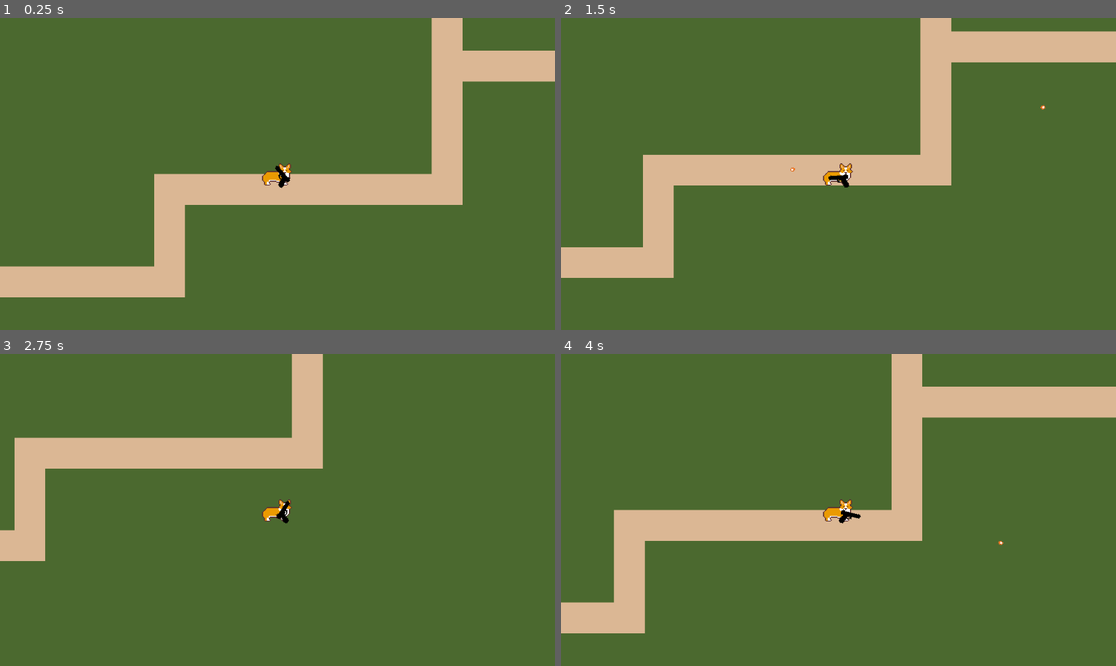
Above: before the commit, frames 1-4 (two rows, left to right).
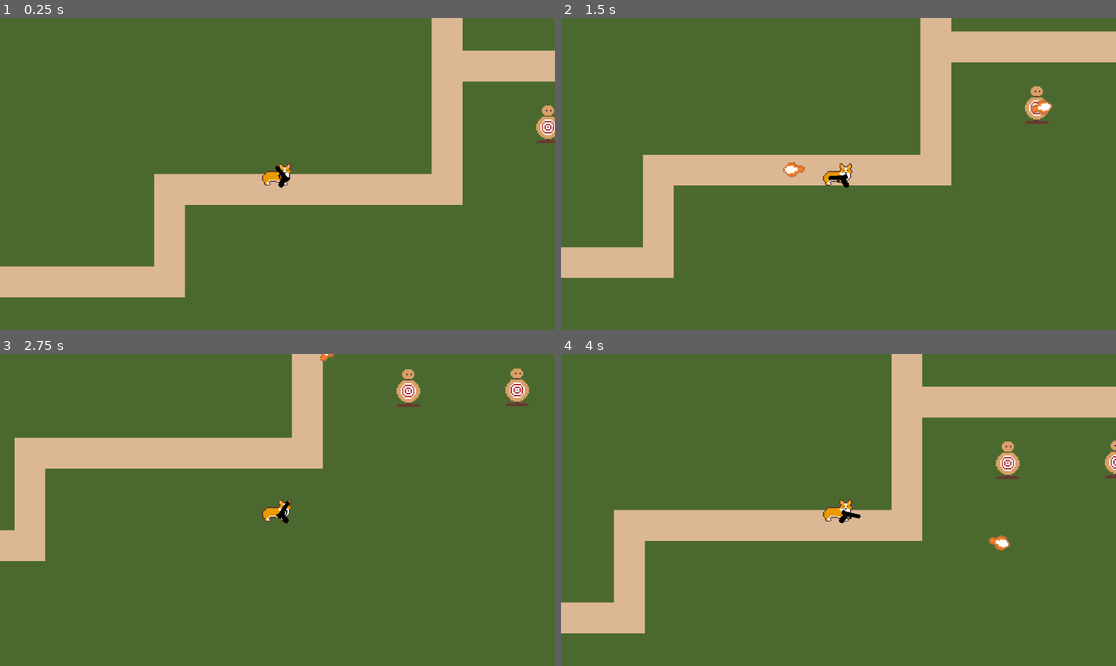
Above: after the commit, the same moments.

Repository: leafboo/corgi-with-a-gun
Game: Godot game, scene res://maps/main_map.tscn
Two runs of this game, one before a commit and one after it. Both use one fixed random seed, a clock stepped at 60 frames per second and the inputs below.
Inputs (mouse positions are in pixels of both pictures, inside the frame that each line leads up to):
- Up to frame 1 (0.25 s): no input
- Up to frame 2 (1.5 s): tap Enter at 0.5 s; move the mouse to (960, 158) at 0.52 s; hold D (right) 0.53-1.28 s; click (960, 158) at 0.6 s; move the mouse to (727, 189) at 1.27 s; hold S (down) from 1.28 s (still down); click (727, 189) at 1.35 s
- Up to frame 3 (2.75 s): move the mouse to (333, 441) at 2.02 s; release S (down) at 2.03 s; hold D (right) from 2.03 s (still down); click (333, 441) at 2.1 s
- Up to frame 4 (4 s): move the mouse to (810, 572) at 2.77 s; release D (right) at 2.78 s; hold W (up) 2.78-3.53 s; click (810, 572) at 2.85 s; move the mouse to (1005, 556) at 3.52 s; hold A (left) from 3.53 s (still down); click (1005, 556) at 3.6 s

The runs differ from the first frame. In frame 1, 0.3% of the frame differs, in the area x 51-100%, y 28-53%; in frame 2, 0.5%; in frame 3, 0.7%, in the area x 49-96%, y 0-54%; in frame 4, 0.6%.

Commit message:
Implement damage (hurtbox and hitbox)

Diff:
--- a/bullets/glock_bullet.gd
+++ b/bullets/glock_bullet.gd
@@ -1,11 +1,12 @@
-extends Node2D
+extends Area2D
 
-const speed = 300
+
+@export var damage: int = 10
+@export var speed: int = 300
 
 func _process(delta: float) -> void:
 	position += transform.x * speed * delta
 
 
-# Function that removes an instance of the bullet scene from the scene tree
 func _on_visible_on_screen_notifier_2d_screen_exited() -> void:
 	queue_free()
--- a/bullets/glock_bullet.tscn
+++ b/bullets/glock_bullet.tscn
@@ -1,16 +1,28 @@
-[gd_scene load_steps=3 format=3 uid="uid://dqe7gmm4xd5ru"]
+[gd_scene load_steps=5 format=3 uid="uid://dqe7gmm4xd5ru"]
 
-[ext_resource type="Script" path="res://bullets/glock_bullet.gd" id="1_8ibel"]
 [ext_resource type="Texture2D" uid="uid://bhqs3pr41abj1" path="res://art/finishedArtwork/glockBullet.png" id="1_crl6c"]
+[ext_resource type="Script" path="res://bullets/glock_bullet.gd" id="2_bt4ri"]
+[ext_resource type="PackedScene" uid="uid://d2spqn7fuy7me" path="res://overlap/hit_box.tscn" id="3_36trd"]
 
-[node name="glockBullet" type="Node2D"]
-script = ExtResource("1_8ibel")
+[sub_resource type="CircleShape2D" id="CircleShape2D_lnkti"]
 
-[node name="Sprite2D" type="Sprite2D" parent="."]
+[node name="glock_bullet" instance=ExtResource("3_36trd")]
+collision_layer = 8
+collision_mask = 4
+script = ExtResource("2_bt4ri")
+damage = 10
+speed = 300
+
+[node name="CollisionShape2D" parent="." index="0"]
+shape = SubResource("CircleShape2D_lnkti")
+
+[node name="Sprite2D" type="Sprite2D" parent="." index="1"]
+position = Vector2(9.53674e-07, -9.53674e-07)
+scale = Vector2(1.875, 1.875)
 texture = ExtResource("1_crl6c")
 
-[node name="VisibleOnScreenNotifier2D" type="VisibleOnScreenNotifier2D" parent="."]
-position = Vector2(0, 2.38419e-07)
-scale = Vector2(1.78125, 1.71875)
+[node name="VisibleOnScreenNotifier2D" type="VisibleOnScreenNotifier2D" parent="." index="2"]
+position = Vector2(-2, -1.19209e-07)
+scale = Vector2(3.09063, 2.98218)
 
 [connection signal="screen_exited" from="VisibleOnScreenNotifier2D" to="." method="_on_visible_on_screen_notifier_2d_screen_exited"]
--- a/characters/corgi.tscn
+++ b/characters/corgi.tscn
@@ -8,6 +8,8 @@
 size = Vector2(23, 5)
 
 [node name="corgi" type="CharacterBody2D"]
+collision_layer = 2
+collision_mask = 5
 script = ExtResource("1_bpwin")
 
 [node name="Sprite2D" type="Sprite2D" parent="."]
--- /dev/null
+++ b/characters/dummy.gd
@@ -0,0 +1,8 @@
+extends CharacterBody2D
+
+@export var max_hp: int = 100
+
+func _on_hurt_box_area_entered(hitbox: Area2D) -> void: # hitbox is the Area2D that has entered the hurt box
+	var base_damage = hitbox.damage
+	self.max_hp -= base_damage
+	print("hp: {max_hp}".format({"max_hp": max_hp}))
--- /dev/null
+++ b/characters/dummy.tscn
@@ -0,0 +1,37 @@
+[gd_scene load_steps=6 format=3 uid="uid://bnhxmrui4ct3w"]
+
+[ext_resource type="Script" path="res://characters/dummy.gd" id="1_bboev"]
+[ext_resource type="Texture2D" uid="uid://bu2l51dpgbndk" path="res://art/finishedArtwork/dummy.png" id="1_fh3fr"]
+[ext_resource type="PackedScene" uid="uid://vt3atwoemuku" path="res://overlap/hurt_box.tscn" id="2_b7d6r"]
+
+[sub_resource type="RectangleShape2D" id="RectangleShape2D_t7sce"]
+size = Vector2(25.875, 5.5)
+
+[sub_resource type="CapsuleShape2D" id="CapsuleShape2D_v4qjp"]
+height = 36.0
+
+[node name="dummy" type="CharacterBody2D"]
+collision_layer = 4
+collision_mask = 7
+script = ExtResource("1_bboev")
+
+[node name="CollisionShape2D" type="CollisionShape2D" parent="."]
+position = Vector2(-0.0625, 19.75)
+shape = SubResource("RectangleShape2D_t7sce")
+
+[node name="Sprite2D" type="Sprite2D" parent="."]
+position = Vector2(-1, 2.84217e-14)
+scale = Vector2(1.4375, 1.4375)
+texture = ExtResource("1_fh3fr")
+
+[node name="hurtBox" parent="." instance=ExtResource("2_b7d6r")]
+collision_layer = 4
+collision_mask = 8
+
+[node name="CollisionShape2D" parent="hurtBox" index="0"]
+position = Vector2(0, 2)
+shape = SubResource("CapsuleShape2D_v4qjp")
+
+[connection signal="area_entered" from="hurtBox" to="." method="_on_hurt_box_area_entered"]
+
+[editable path="hurtBox"]
--- a/maps/main_map.tscn
+++ b/maps/main_map.tscn
@@ -1,7 +1,8 @@
-[gd_scene load_steps=5 format=4 uid="uid://cjgbd8qxg87k6"]
+[gd_scene load_steps=6 format=4 uid="uid://cjgbd8qxg87k6"]
 
 [ext_resource type="Texture2D" uid="uid://b1ox3ge2asbwi" path="res://art/finishedArtwork/ground.png" id="1_i26el"]
 [ext_resource type="PackedScene" uid="uid://b1ik7o6ubbnm5" path="res://characters/corgi.tscn" id="2_qple4"]
+[ext_resource type="PackedScene" uid="uid://bnhxmrui4ct3w" path="res://characters/dummy.tscn" id="3_jgrra"]
 
 [sub_resource type="TileSetAtlasSource" id="TileSetAtlasSource_bcp5m"]
 texture = ExtResource("1_i26el")
@@ -27,3 +28,15 @@
 
 [node name="CollisionPolygon2D" type="CollisionPolygon2D" parent="StaticBody2D"]
 polygon = PackedVector2Array(-992, -672, -992, 608, 1056, 608, 1056, -672, -992, -672, -987, -746, 1184, -757, 1159, 691, -1082, 689, -1055, -729)
+
+[node name="dummy" parent="." instance=ExtResource("3_jgrra")]
+position = Vector2(281, -55)
+
+[node name="dummy2" parent="." instance=ExtResource("3_jgrra")]
+position = Vector2(394, -56)
+
+[node name="dummy3" parent="." instance=ExtResource("3_jgrra")]
+position = Vector2(522, -56)
+
+[node name="dummy4" parent="." instance=ExtResource("3_jgrra")]
+position = Vector2(655, -56)
--- /dev/null
+++ b/overlap/hit_box.gd
@@ -0,0 +1 @@
+extends Area2D
--- /dev/null
+++ b/overlap/hit_box.tscn
@@ -0,0 +1,8 @@
+[gd_scene load_steps=2 format=3 uid="uid://d2spqn7fuy7me"]
+
+[ext_resource type="Script" path="res://overlap/hit_box.gd" id="1_mx8aj"]
+
+[node name="hitBox" type="Area2D"]
+script = ExtResource("1_mx8aj")
+
+[node name="CollisionShape2D" type="CollisionShape2D" parent="."]
--- /dev/null
+++ b/overlap/hurt_box.tscn
@@ -0,0 +1,7 @@
+[gd_scene format=3 uid="uid://vt3atwoemuku"]
+
+[node name="hurtBox" type="Area2D"]
+monitorable = false
+
+[node name="CollisionShape2D" type="CollisionShape2D" parent="."]
+modulate = Color(3.08037e-06, 0.778717, 1.92523e-06, 1)
--- a/project.godot
+++ b/project.godot
@@ -47,6 +47,13 @@
 ]
 }
 
+[layer_names]
+
+2d_physics/layer_1="Environment"
+2d_physics/layer_2="Player"
+2d_physics/layer_3="Enemy"
+2d_physics/layer_4="Projectile"
+
 [rendering]
 
 textures/canvas_textures/default_texture_filter=0
Binary file added: art/finishedArtwork/dummy.png
Not shown, added: art/finishedArtwork/dummy.png.import
Binary file changed: art/finishedArtwork/glock.png
Binary file changed: art/finishedArtwork/glockBullet.png
Binary file added: art/productionArt/dummy.ase
Binary file changed: art/productionArt/glock.ase
Binary file changed: art/productionArt/glockBullet.ase
